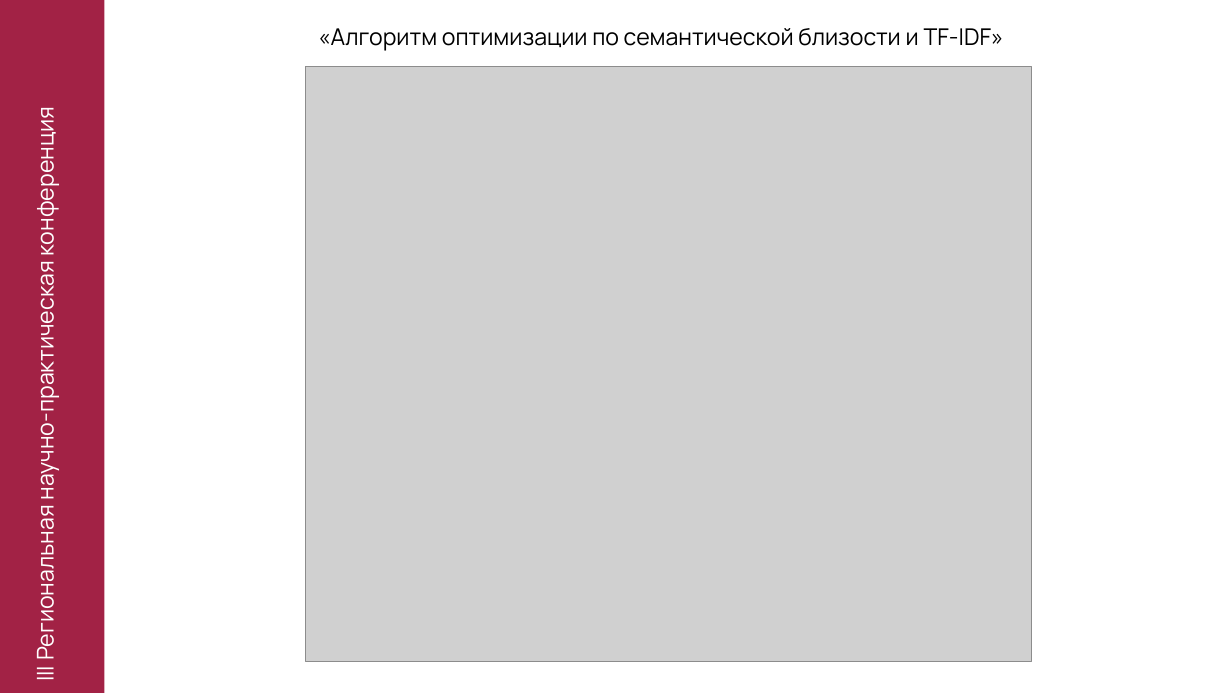
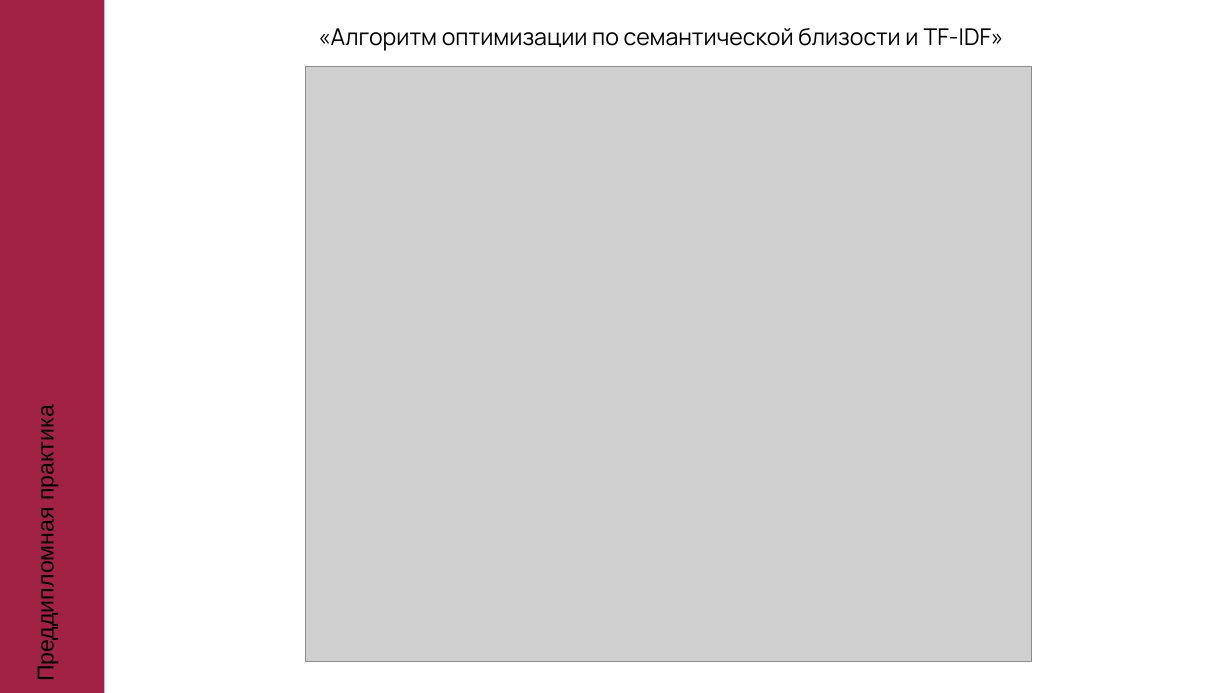
Before and after one commit to PaiNt-git/study.mag_diploma, a slide deck: slide 13 of Практика/Презентация-Забавин.pptx. Drawn at 1232x693 pixels with LibreOffice and Linux fonts; fonts in the diff are those of the drawing; grey boxes stand for pictures; background and template pictures are left out. Boxes give left, top, right and bottom in pixels: in the first picture for what was removed or moved away, otherwise in the second. Text is boxed around its words. In the diff, an @@ line names an element or a change of style, - is before the commit and + after.

Commit message:
ашч

```diff
--- a/Практика/Презентация-Забавин.pptx
+++ b/Практика/Презентация-Забавин.pptx
@@ text removed at <box>29,122,61,679</box> @@
-III Региональная научно-практическая конференция
@@ text added at <box>33,414,59,677</box>, 18 pt, text #000000 @@
+Преддипломная практика
```
Also in this commit, not shown: 5 other slides changed.
